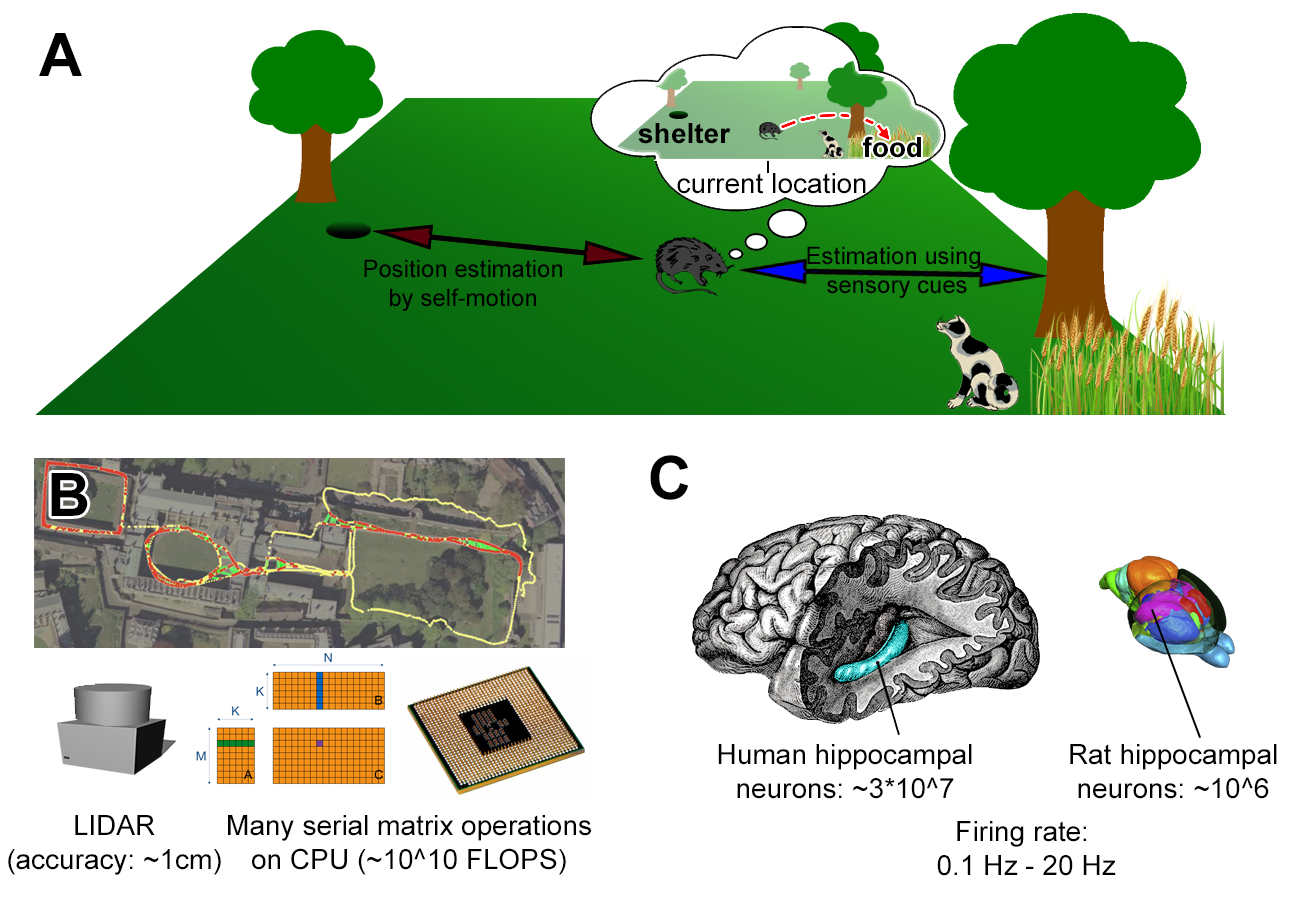
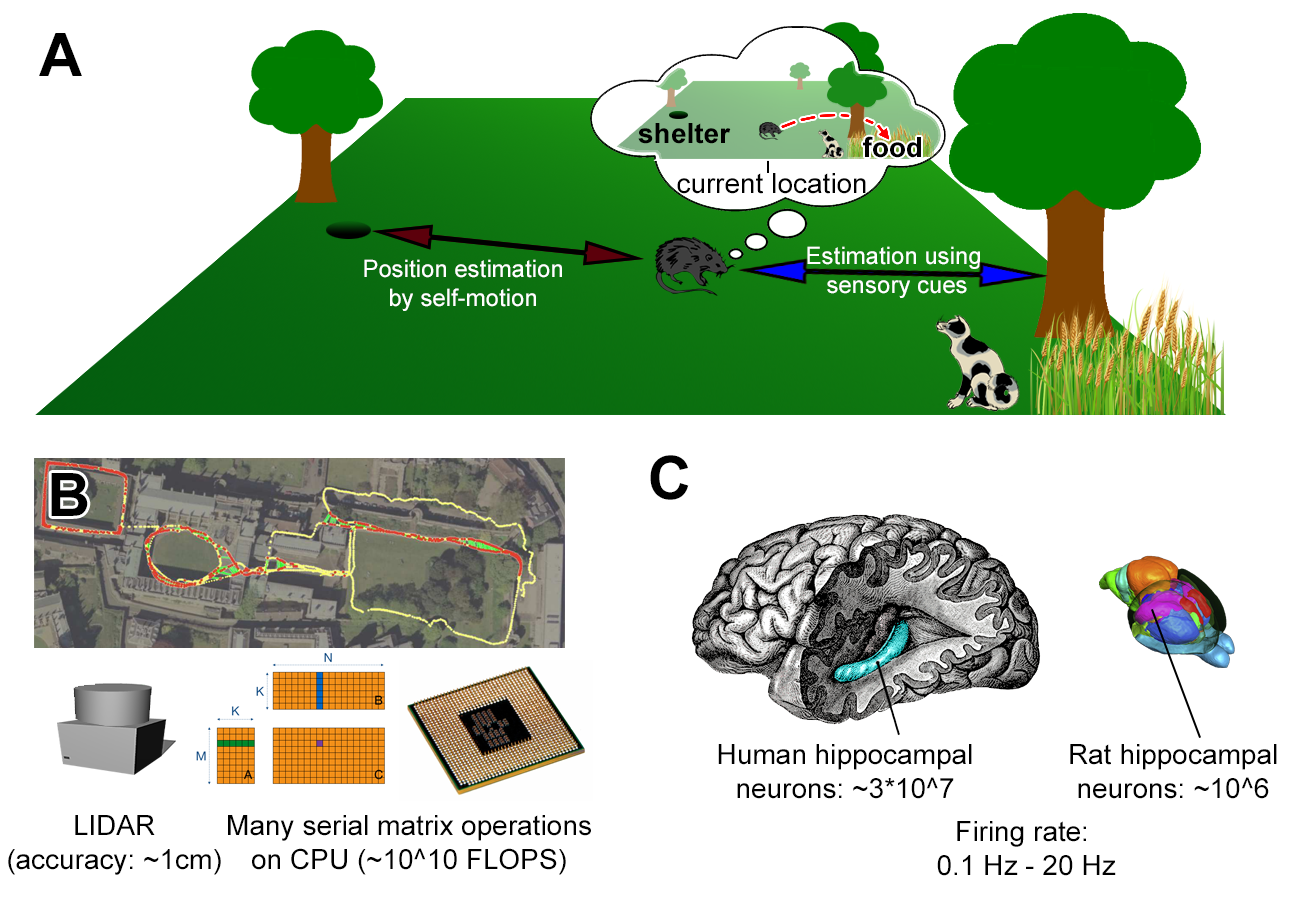
Before/after of a w=1300, h=900 layered artwork. What changed in the layer stack:
painted on "Estimation using sensory cues" over [807, 246, 980, 298]
painted on "Position estimation by self-motion" over [364, 259, 562, 311]
